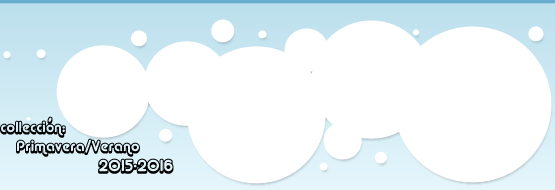
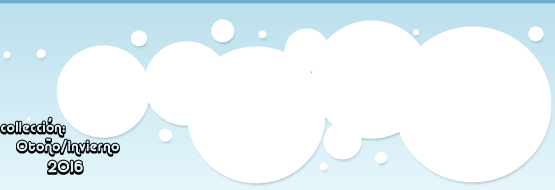
The second 555x190 image is a revision of the first. Changes to its layers:
renamed "2015-2016" to "2016", painted on it over (47, 158, 174, 175)
renamed "Primavera/Verano" to "Otoño/Invierno", painted on it over (16, 137, 140, 157)
